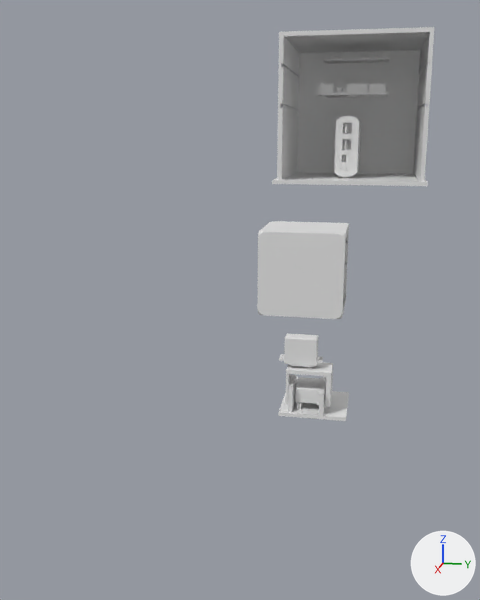
One commit to the Blender file 3D Models/cube.blend: the scene before it, then after it.
One viewpoint serves both versions: a 50 mm camera at (9.61, 4.06, 7.19) aimed at (0.18, 2.18, 4.84). The lights are fixed; the arrows at lower right show +X, +Y and +Z.

Before the edit, the objects in view are built like this:
```python
ob_arduino_stl = bpy.data.objects.new('Arduino STL', me_arduino_stl_001)
ob_arduino_stl.location = (2.36, 3.81, 7.59)
ob_arduino_stl.rotation_euler = (0.0, 0.0, 1.571)  # degrees (0, 0, 90)
ob_arduino_stl.scale = (0.01, 0.01, 0.01)
ob_cube_003 = bpy.data.objects.new('Cube.003', me_cube_003)
ob_cube_003.location = (2.33, 3.82, 7.44)
ob_cube_003.rotation_euler = (0.0, 0.0, 1.571)  # degrees (0, 0, 90)
ob_mg_996r_servo = bpy.data.objects.new('MG 996R Servo', me_mg_996r_servo)
ob_mg_996r_servo.location = (1.53, 3.47, 3.98)
ob_mg_996r_servo.rotation_euler = (0.0, 1.571, 0.0)  # degrees (0, 90, 0)
ob_mg_996r_servo.scale = (0.1, 0.1, 0.1)
ob_mg_996r_servo_001 = bpy.data.objects.new('MG 996R Servo.001', me_mg_996r_servo_001)
ob_mg_996r_servo_001.location = (1.52, 3.35, 4.46)
ob_mg_996r_servo_001.rotation_euler = (-1.571, 0.0, 6.283)  # degrees (-90, 0, 360)
ob_mg_996r_servo_001.scale = (0.1, 0.1, 0.1)
ob_pi_zero_w = bpy.data.objects.new('Pi Zero W', me_pi_zero_w_001)
ob_pi_zero_w.location = (2.41, 3.47, 7.94)
ob_pi_zero_w.rotation_euler = (0.0, 0.0, 1.571)  # degrees (0, 0, 90)
ob_pi_zero_w.scale = (0.01, 0.01, 0.01)
ob_samsung_powerbank = bpy.data.objects.new('Samsung powerbank', me_samsung_powerbank)
ob_samsung_powerbank.location = (2.68, 3.76, 7.09)
ob_samsung_powerbank.rotation_euler = (-1.571, 1.571, 0.0)  # degrees (-90, 90, 0)
ob_samsung_powerbank.scale = (0.0851, 0.064, 0.16)
# also in view: 'Cube' at (1.34, 3.42, 3.94); 'Cube.002' at (-1.68, 2.94, 5.0); 'Cube.001' at (1.52, 3.36, 4.11)
```
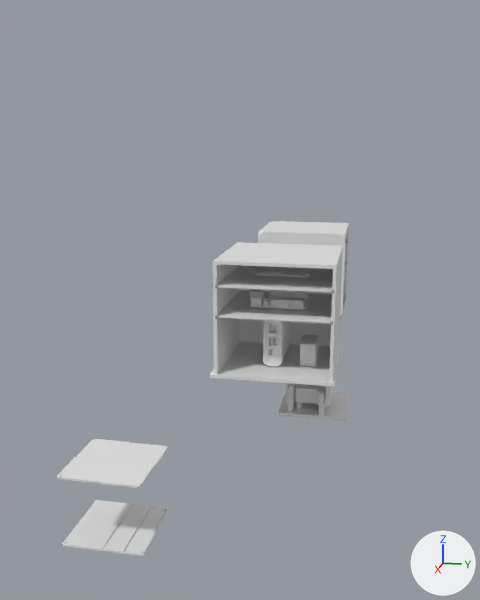
The change, as JSON lines over the scene's bpy script:
```json
{"op": "add", "block": "me_cube_008", "code": ["me_cube_008 = bpy.data.meshes.new('Cube.008')", "me_cube_008.from_pydata(...)  # 1296 vertices, 1294 faces; spans x -0.72..0.72, y -0.72..0.72, z -0.7..1.5"]}
{"op": "add", "block": "me_cube_007", "code": ["me_cube_007 = bpy.data.meshes.new('Cube.007')", "me_cube_007.from_pydata(...)  # 1210 vertices, 1208 faces; spans x -0.7..0.7, y -0.7..0.7, z -0.7..1.5"]}
{"op": "add", "block": "me_cube_006", "code": ["me_cube_006 = bpy.data.meshes.new('Cube.006')", "me_cube_006.from_pydata(...)  # a box spanning x -0.68..0.68, y -0.68..0.68, z -0.68..0.68"]}
{"op": "set", "path": "ob_arduino_stl.location", "old": "(2.36, 3.81, 7.59)", "new": "(1.65, 2.98, 5.19)"}
{"op": "set", "path": "ob_pi_zero_w.location", "old": "(2.41, 3.47, 7.94)", "new": "(1.71, 2.64, 5.54)"}
{"op": "set", "path": "ob_samsung_powerbank.location", "old": "(2.68, 3.76, 7.09)", "new": "(1.97, 2.94, 4.77)"}
{"op": "set", "path": "ob_mg_996r_servo_001.rotation_euler", "old": "(-1.571, 0.0, 6.283)", "new": "(-1.571, 0.0, 7.854)", "note": "degrees (-90, 0, 360) -> degrees (-90, 0, 90)"}
{"op": "set", "path": "ob_cube_003.location", "old": "(2.33, 3.82, 7.44)", "new": "(1.63, 2.99, 5.12)"}
{"op": "add", "block": "ob_cube_007", "code": ["ob_cube_007 = bpy.data.objects.new('Cube.007', me_cube_008)", "ob_cube_007.location = (0.01, 0.0, 1.9)", "ob_cube_007.scale = (1.0, 1.0, 0.025)"]}
{"op": "add", "block": "ob_cube_006", "code": ["ob_cube_006 = bpy.data.objects.new('Cube.006', me_cube_007)", "ob_cube_006.location = (0.01, 0.0, 0.69)", "ob_cube_006.scale = (1.0, 1.0, 0.025)"]}
{"op": "add", "block": "ob_cube_005", "code": ["ob_cube_005 = bpy.data.objects.new('Cube.005', me_cube_006)", "ob_cube_005.location = (1.63, 2.99, 5.51)", "ob_cube_005.scale = (0.99, 0.99, 0.0177)"]}
{"op": "add", "block": "ob_cube_004", "code": ["ob_cube_004 = bpy.data.objects.new('Cube.004', me_cube_006.copy())", "ob_cube_004.location = (1.63, 2.99, 5.16)", "ob_cube_004.scale = (0.99, 0.99, 0.0177)"]}
```

Pixel boxes [x1, y1, x2, y2] of what changed, in the pictures (480 x 600 px):
```json
{"object": "Cube.003", "change": "moved", "before": [272, 27, 435, 186], "after": [210, 242, 343, 387]}
{"object": "Cube.006", "change": "added", "after": [62, 500, 169, 556]}
{"object": "Cube.007", "change": "added", "after": [57, 439, 168, 488]}
{"object": "Samsung powerbank", "change": "moved", "before": [334, 116, 361, 177], "after": [263, 320, 291, 367]}
{"object": "Cube.005", "change": "added", "after": [217, 265, 333, 292]}
{"object": "Cube.004", "change": "added", "after": [217, 291, 332, 324]}
{"object": "Arduino STL", "change": "moved", "before": [316, 83, 389, 100], "after": [250, 289, 309, 310]}
{"object": "MG 996R Servo.001", "change": "turned", "before": [279, 333, 323, 368], "after": [300, 334, 319, 366]}
{"object": "Pi Zero W", "change": "moved", "before": [323, 56, 390, 64], "after": [255, 269, 310, 277]}
{"object": "Cube.002", "change": "unchanged, covered by the edit", "before": [257, 221, 349, 319], "after": [258, 221, 349, 319]}
```
